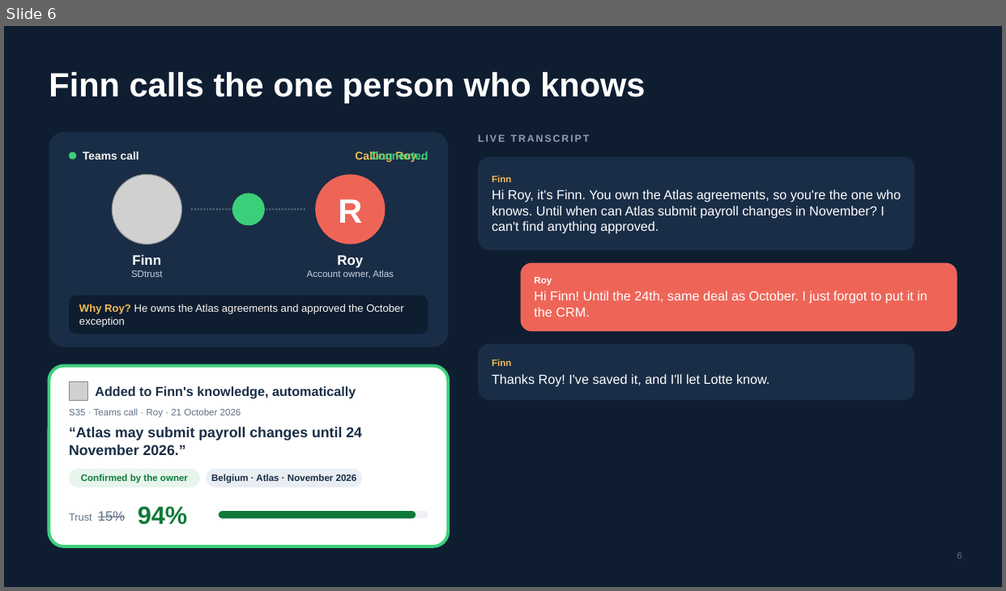
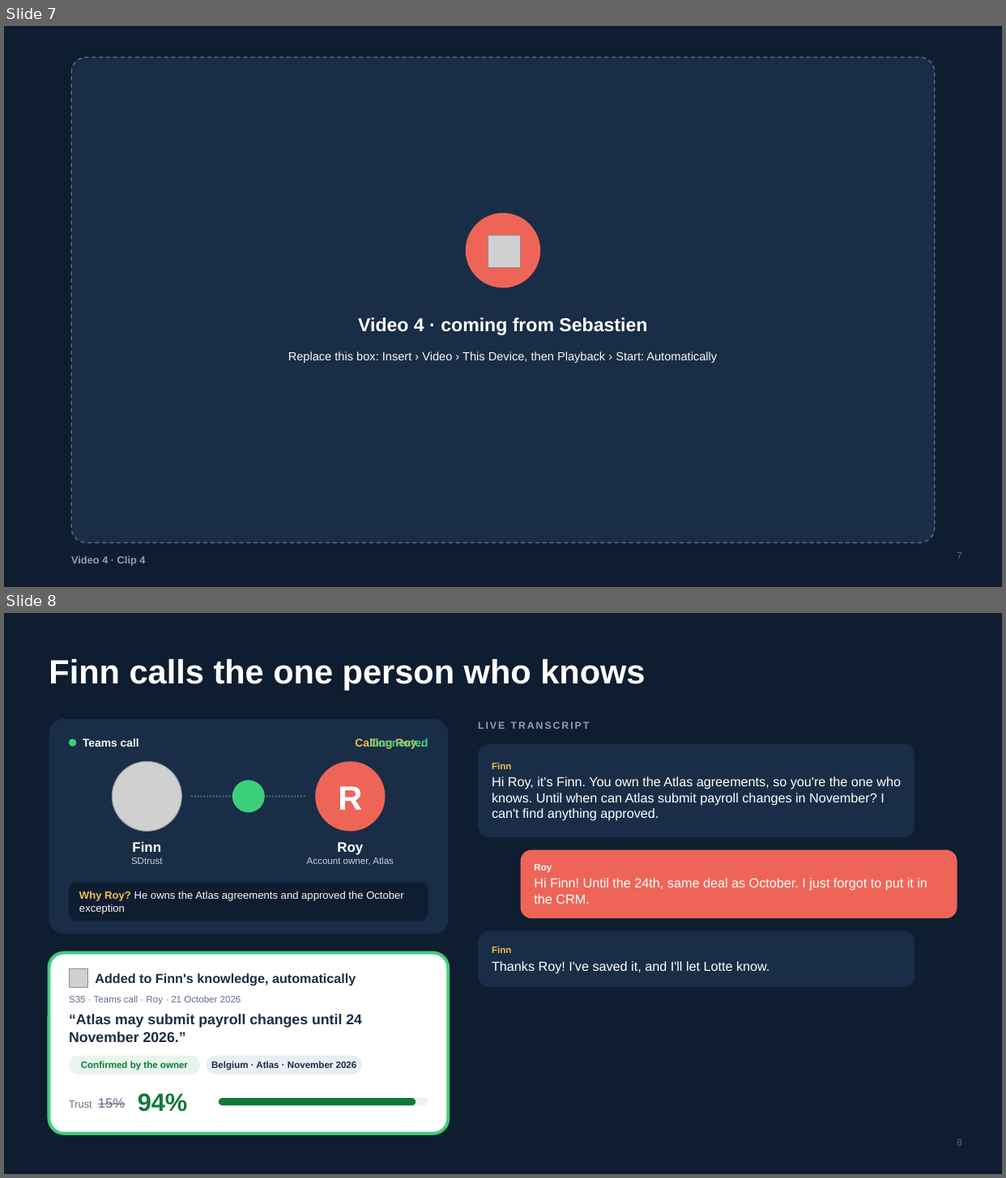
Before and after one commit to rheerkens/tectonic-hackathon-2026-october-finals, a slide deck: docs/pitch/SDtrust-pitch.pptx. Shown one above the other, each under a label of ours: slide 6 before the commit, slides 7 and 8 after it. The pictures are 1006x591 and 1006x1178 pixels, drawn with LibreOffice and Linux fonts; fonts in the diff are those of the drawing; grey boxes stand for pictures; background and template pictures are left out. Boxes give left, top, right and bottom in pixels: in the first picture for what was removed or moved away, otherwise in the second. Text is boxed around its words. In the diff, an @@ line names an element or a change of style, - is before the commit and + after.

```diff
--- a/docs/pitch/SDtrust-pitch.pptx
+++ b/docs/pitch/SDtrust-pitch.pptx
@@ slide 7 added at box(4, 26, 1002, 587), background #0F1D31 @@
@@ rounded rectangle added at box(71, 58, 935, 544), fill #192D46, outline #5F6F85 1 pt dashed @@
@@ ellipse added at box(466, 213, 541, 288), fill #EE6558 @@
@@ picture added at box(488, 236, 521, 268) @@
@@ text added at box(358, 318, 647, 335), 18 pt, text #FFFFFF, bold @@
+Video 4 · coming from Sebastien
@@ text added at box(288, 352, 717, 363), 11.4 pt, text #F8F6F1 @@
+Replace this box: Insert › Video › This Device, then Playback › Start: Automatically
@@ text added at box(71, 556, 145, 566), 10 pt, text #8FA0B5, bold @@
+Video 4 · Clip 4
@@ page number added at box(957, 552, 961, 559), 9 pt, text #5F6F85 @@
+7
@@ what was slide 6 is now slide 8 @@
```
Also in this commit, not shown: 4 other slides added, 3 slides removed, 8 other files.
